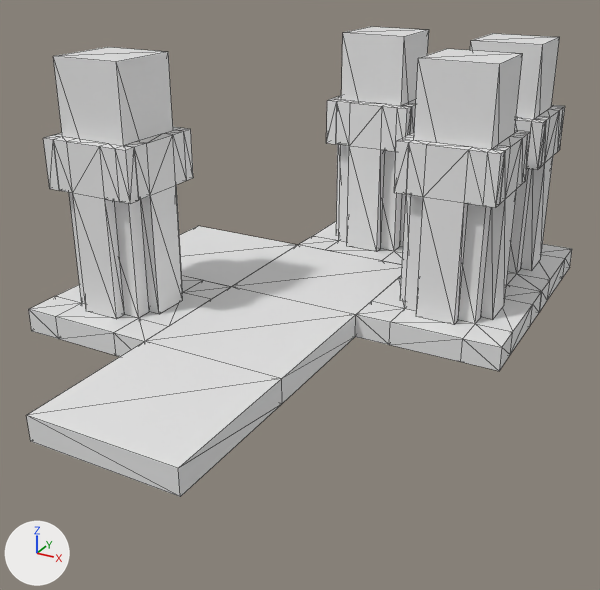
Two versions of the OBJ model meshes/modul.obj, one commit apart.
Camera for both pictures: a 50 mm camera at (12.7, -33.9, 15.3) aimed at (-1.9, -7.2, 1.9). Arrows for +X, +Y and +Z are at lower left; the lights stay in place. Mesh edges are drawn as thin lines. Where no turn or scale is listed for an object, it has been applied to the vertices.

Objects in the first picture: 'Cube.001_Cube.007', 'Cube.002_Cube.004', 'Cube.003_Cube.008', 'Cube.004_Cube.009', 'Cube.005_Cube.010', 'Cube.006_Cube.011', 'Cube.007_Cube.012', 'Cube_Cube.002'.
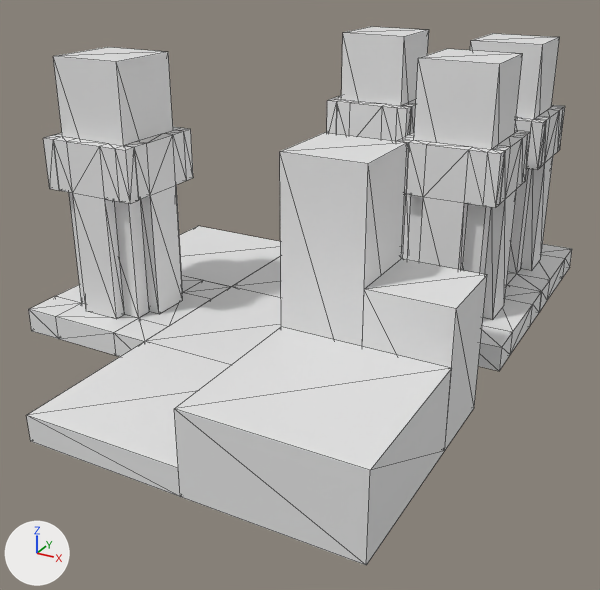
Where the change shows, as pixel boxes (x1, y1, x2, y2) in the pictures (600 x 590 px):
'Cube.008_Cube.014', added: after (174, 327, 451, 565)
'Cube.009_Cube.017', added: after (280, 133, 407, 346)
'Cube.010_Cube.016', added: after (362, 259, 487, 450)
'Cube.004_Cube.009', unchanged, covered by the edit: before (232, 245, 402, 315); after (232, 256, 281, 298)

The edits, one by one:
Mesh me_cube_010_cube_016 is new.
It is a box spanning x 3.0..6.0, y -12.0..-9.0, z 0.0..5.0.
Mesh me_cube_009_cube_017 is new.
It is a box spanning x 0.0..3.0, y -12.0..-9.0, z 0.0..9.0.
Mesh me_cube_008_cube_014 is new.
It is a box spanning x 0.0..6.0, y -18.0..-12.0, z 0.0..3.0.
Object 'Cube.010_Cube.016' (ob_cube_010_cube_016) is new; it shows me_cube_010_cube_016.
Its location is (0.0, 0.0, 0.0).
Object 'Cube.009_Cube.017' (ob_cube_009_cube_017) is new; it shows me_cube_009_cube_017.
Its location is (0.0, 0.0, 0.0).
Object 'Cube.008_Cube.014' (ob_cube_008_cube_014) is new; it shows me_cube_008_cube_014.
Its location is (0.0, 0.0, 0.0).
